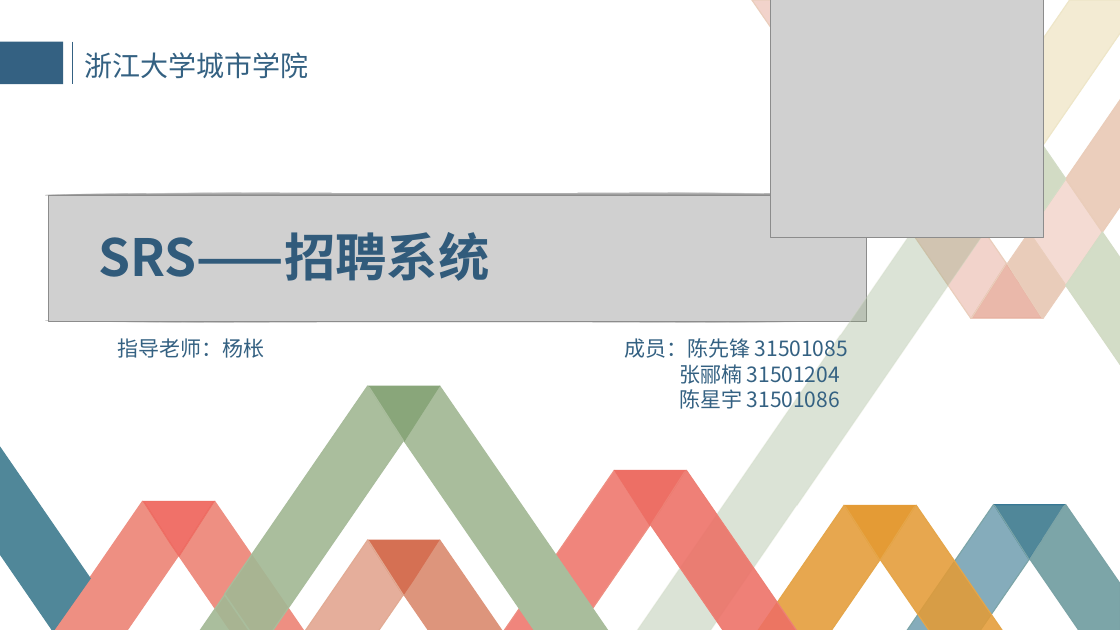
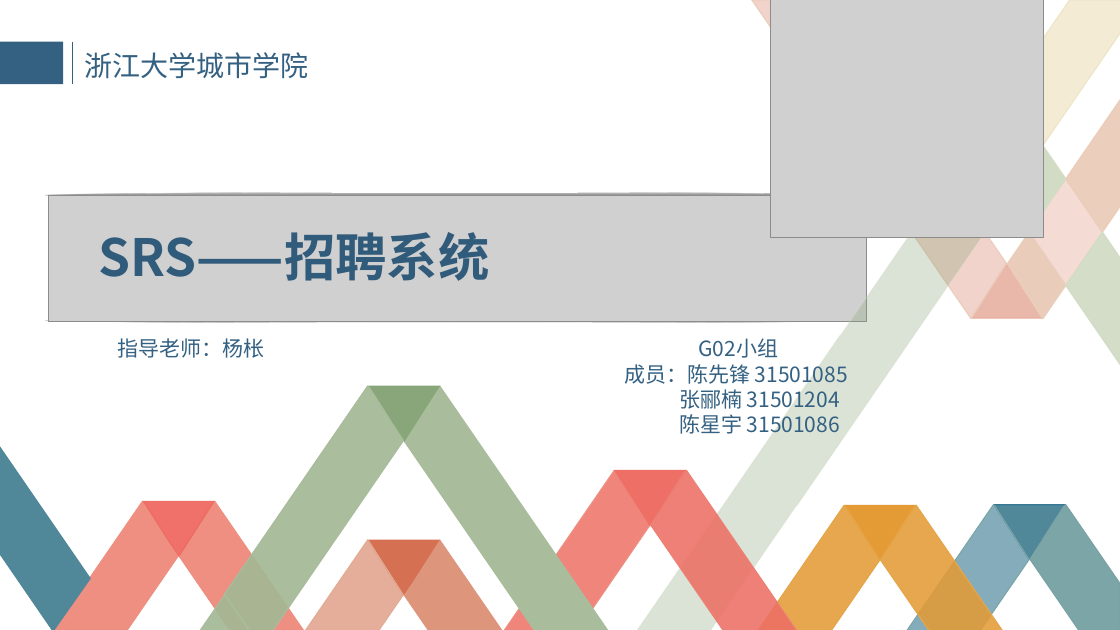
Before and after one commit to zucccxy/project, a slide deck: slide 1 of SRS展示ppt.pptx. Drawn at 1120x630 pixels with LibreOffice and Linux fonts; fonts in the diff are those of the drawing; grey boxes stand for pictures; background and template pictures are left out. Boxes give left, top, right and bottom in pixels: in the first picture for what was removed or moved away, otherwise in the second. Text is boxed around its words. In the diff, an @@ line names an element or a change of style, - is before the commit and + after.

Commit message:
2017-11-15ppt

```diff
--- a/SRS展示ppt.pptx
+++ b/SRS展示ppt.pptx
@@ text at <box>698,338,778,358</box>: paragraph added @@
+G02小组
```
